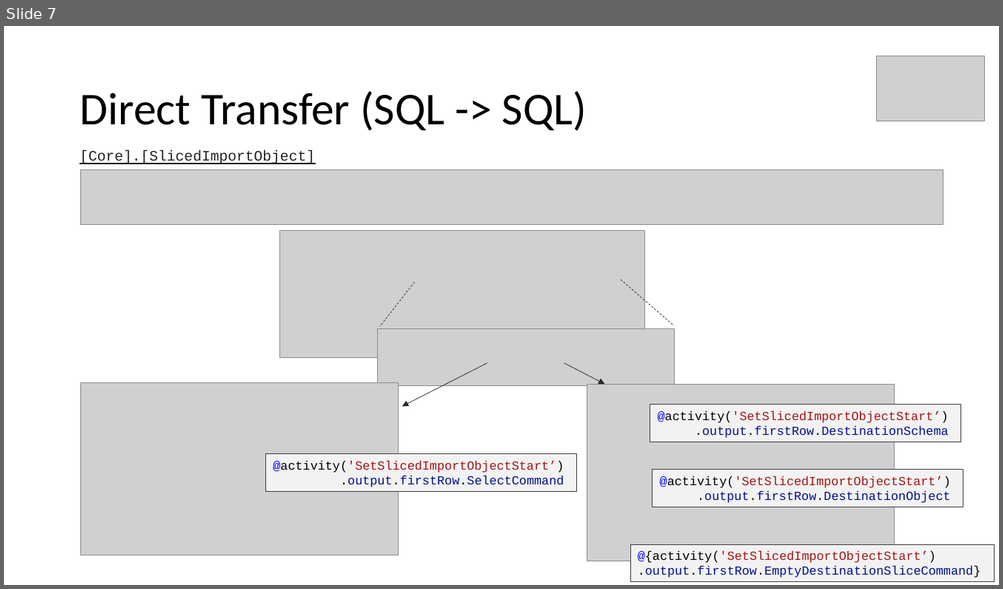
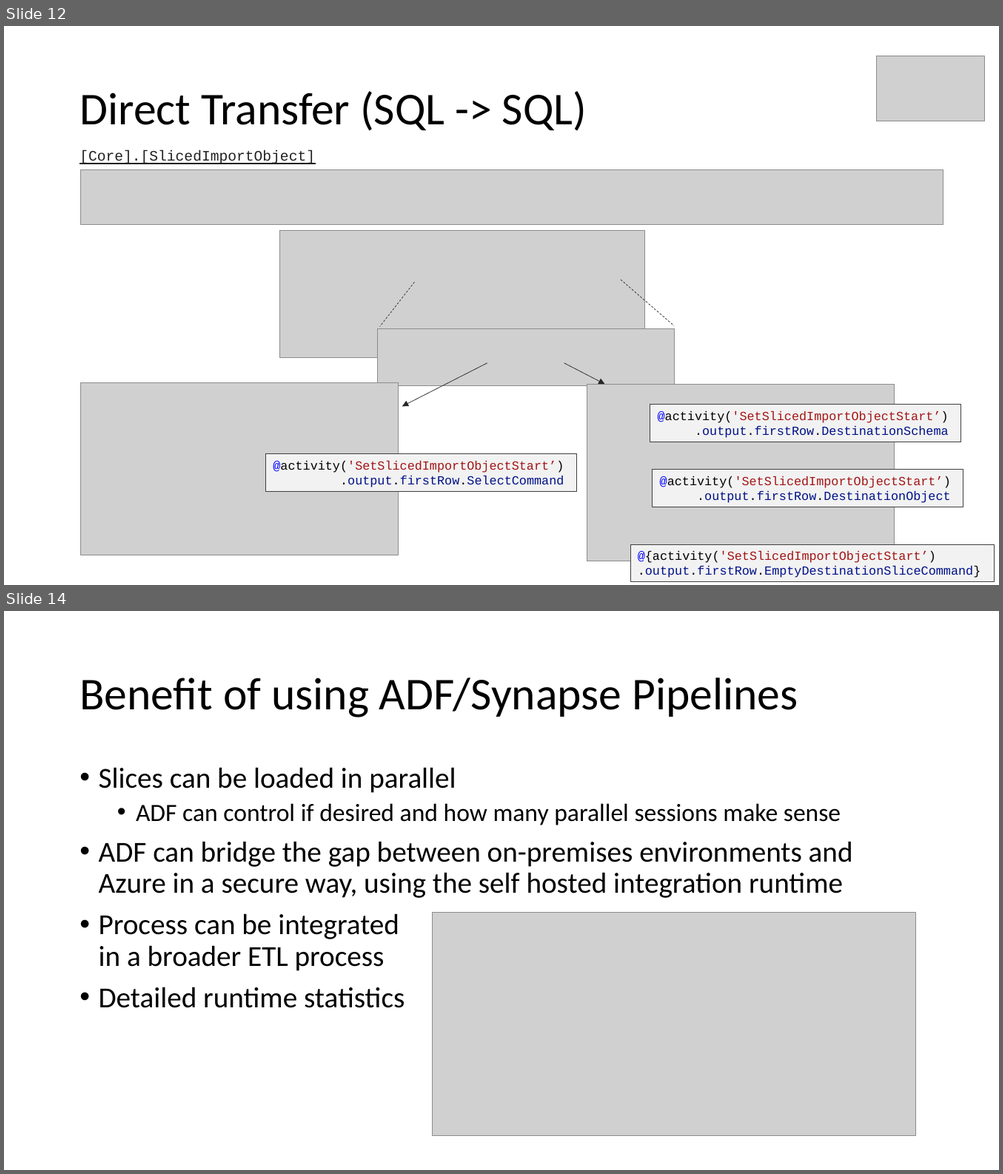
Before and after one commit to meinradweiss/SwissArmyKnife, a slide deck: docs/ADF_SynapsePipelines/PPT/SlicedDataMigrationToolbox.pptx. Shown one above the other, each under a label of ours: slide 7 before the commit, slides 12 and 14 after it; the slides between them are not shown. The pictures are 1003x589 and 1003x1174 pixels, drawn with LibreOffice and Linux fonts; fonts in the diff are those of the drawing; grey boxes stand for pictures. Boxes give left, top, right and bottom in pixels: in the first picture for what was removed or moved away, otherwise in the second. Text is boxed around its words. In the diff, an @@ line names an element or a change of style, - is before the commit and + after.

```diff
--- a/docs/ADF_SynapsePipelines/PPT/SlicedDataMigrationToolbox.pptx
+++ b/docs/ADF_SynapsePipelines/PPT/SlicedDataMigrationToolbox.pptx
@@ slide 14 added at (4, 611, 999, 1170), background #FFFFFF @@
@@ title added at (79, 678, 798, 718), 44 pt, text #000000 @@
+Benefit of using ADF/Synapse Pipelines
@@ text added at (99, 767, 853, 1008), 28 pt, text #000000 @@
+• Slices can be loaded in parallel
+  • ADF can control if desired and how many parallel sessions make sense
+• ADF can bridge the gap between on-premises environments and Azure in a secure way, using the self hosted integration runtime
+• Process can be integrated
+  in a broader ETL process
+• Detailed runtime statistics
@@ picture added at (432, 912, 915, 1136) @@
@@ what was slide 7 is now slide 12 @@
```
Also in this commit, not shown: 1 slide changed, 9 other slides added, 1 slide removed, 10 other files.
